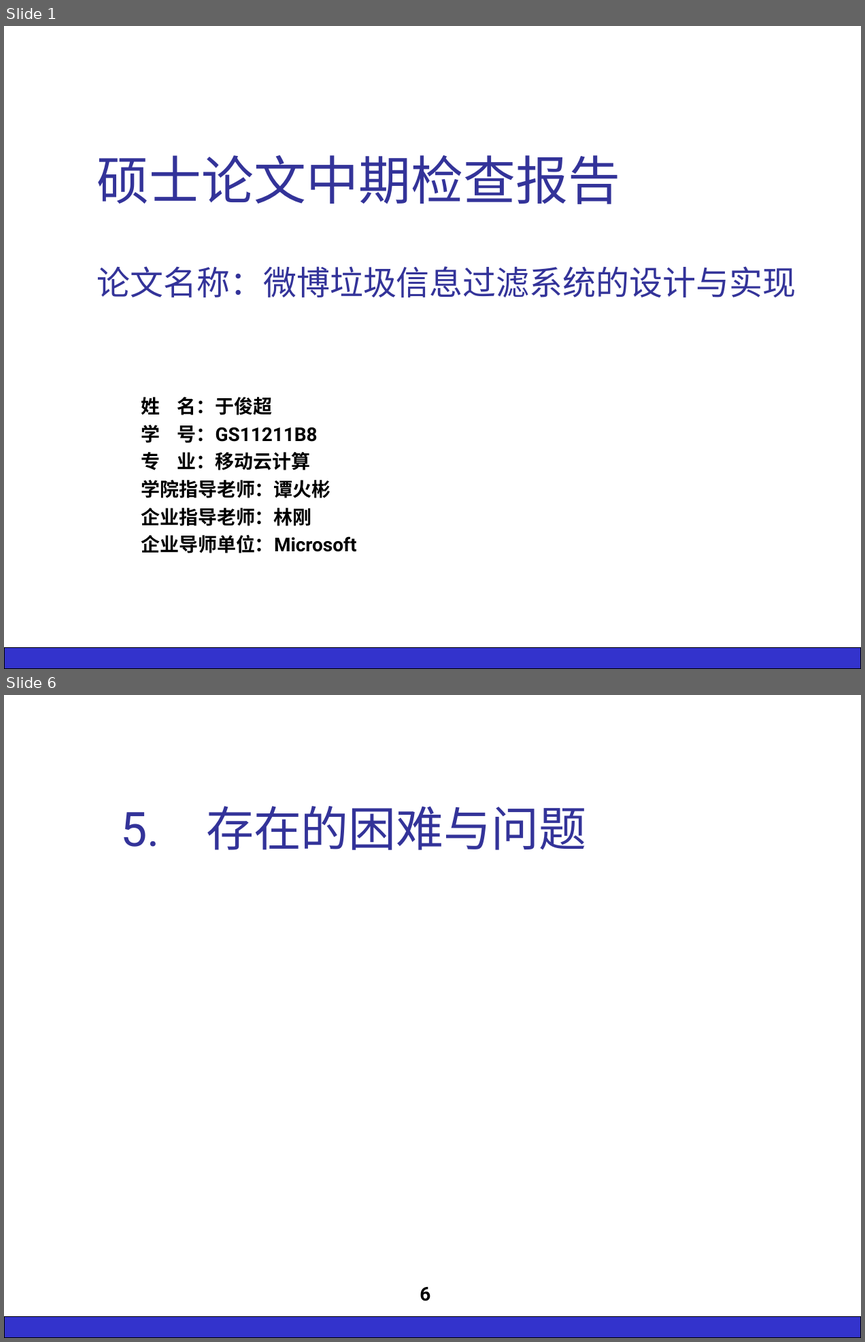
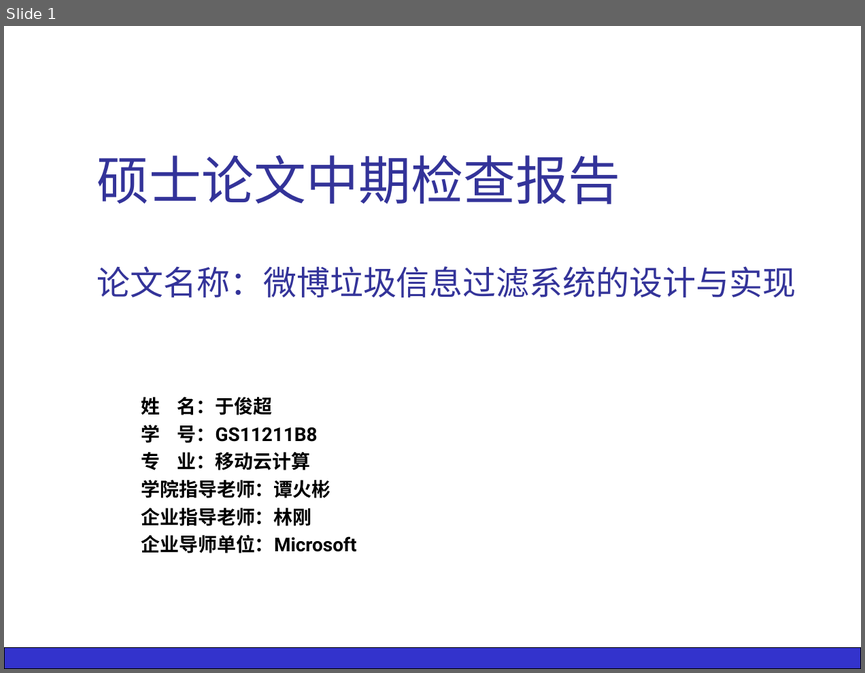
Before and after one commit to silver6wings/WeiboFilter, a slide deck: _Paper/7.中期报告/GS11211B8于俊超 中期检查报告.ppt. Shown one above the other, each under a label of ours: slides 1 and 6 before the commit, slide 1 after it; the slides between them are not shown. The pictures are 865x1342 and 865x673 pixels, drawn with LibreOffice and Linux fonts; fonts in the diff are those of the drawing; background and template pictures are left out. Boxes give left, top, right and bottom in pixels: in the first picture for what was removed or moved away, otherwise in the second. Text is boxed around its words. In the diff, an @@ line names an element or a change of style, - is before the commit and + after.

```diff
--- a/_Paper/7.中期报告/GS11211B8于俊超 中期检查报告.ppt
+++ b/_Paper/7.中期报告/GS11211B8于俊超 中期检查报告.ppt
@@ slide 6 removed at [4, 695, 861, 1338], background #FFFFFF; not listed: 1 template element that a slide beside it also shows @@
@@ title removed at [120, 806, 586, 850] @@
-5. 存在的困难与问题
@@ page number removed at [419, 1287, 430, 1301] @@
-6
```
Also in this commit, not shown: 7 slides changed, 5 slides added, 5 other files.
